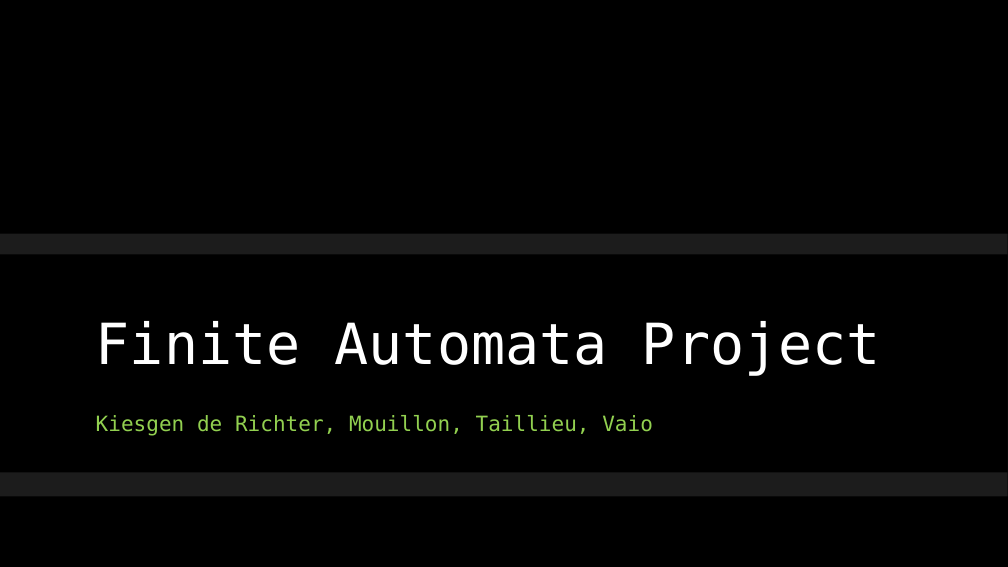
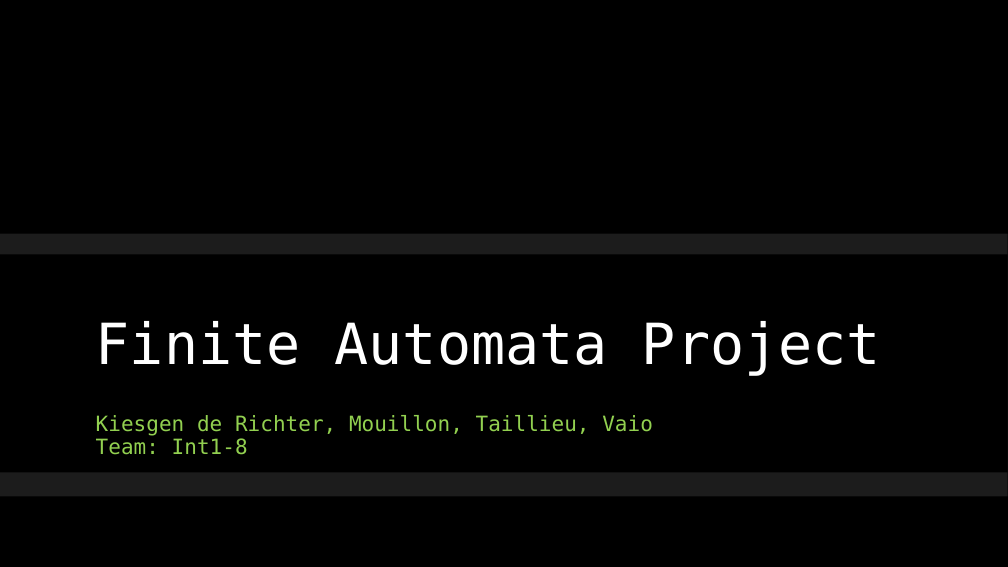
Before and after one commit to Vectypus/Finite-automata, a slide deck: slide 1 of Presentation.pptx. Drawn at 1008x567 pixels with LibreOffice and Linux fonts; fonts in the diff are those of the drawing; background and template pictures are left out. Boxes give left, top, right and bottom in pixels: in the first picture for what was removed or moved away, otherwise in the second. Text is boxed around its words. In the diff, an @@ line names an element or a change of style, - is before the commit and + after.

```diff
--- a/Presentation.pptx
+++ b/Presentation.pptx
@@ subtitle at bbox=[96, 438, 248, 455]: paragraph added @@
+Team: Int1-8
```
Also in this commit, not shown: 3 other slides changed, 1 slide removed, 2 other files.
